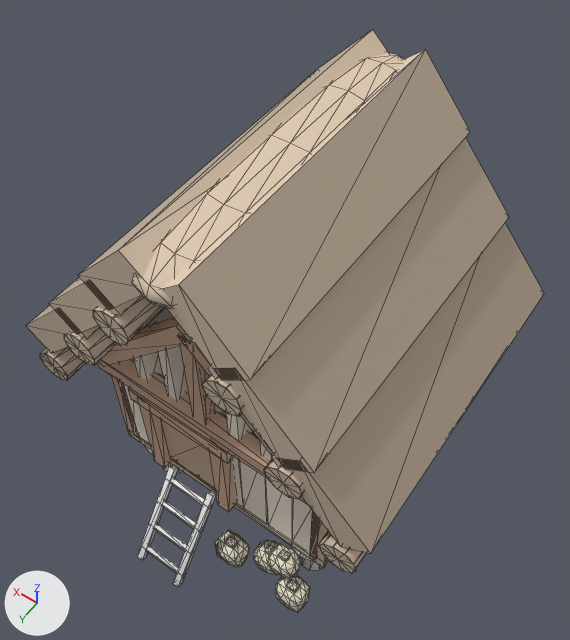
An edit to the glTF model godot/art/models/hw_granary.glb, drawn before and after from the same camera.
Both versions are drawn from a 50 mm lens placed at (-1.87, 2.67, 5.95), pointed at (0.03, 0.0, 1.75). Every picture has the same lights, and +X, +Y and +Z are marked at lower left. The picture after the commit comes second. Mesh edges are drawn as thin lines. Vertices at exactly the same position are counted once.

Objects in the first picture: 'Building'.
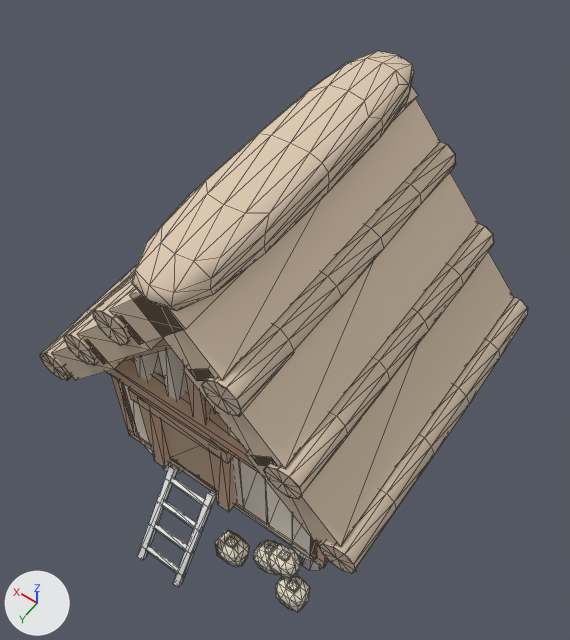
Edits to the bpy script that builds the scene:
```text
Change me_building:
    used by ob_building; location = (0.0, 0.0, 0.0)
    before: 660 (-0.38, -1.1, 2.72), 661 (-0.38, 1.1, 2.72) at pixel (222, 380), 662 (0.0, 1.1, 3.14), 663 (0.0, -1.1, 3.14), 930 (0.38, 1.1, 2.72) at pixel (108, 310)
    before: 931 (0.38, -1.1, 2.72)
    remove me_building.from_pydata(...)  # 1704 vertices, 2796 faces; spans x -1.31..1.31, y -1.15..1.44, z -0.01..3.3
    add me_building.from_pydata(...)  # 1704 vertices, 2796 faces; spans x -1.26..1.26, y -1.15..1.44, z -0.01..3.27
    me_building part 1: the loose piece of 8 vertices spanning x -0.93..-0.29, y -1.1..1.1, z 2.22..2.91 is multiplied about its middle by the matrix ((-0.111, 0.0, 0.994), (0.0, -1.0, 0.0), (0.994, 0.0, 0.111)), then moved by (0.18, 0.0, -0.16)
    me_building part 2: the loose piece of 8 vertices spanning x -1.31..-0.66, y -1.1..1.1, z 1.73..2.41 is multiplied about its middle by the matrix ((-0.111, 0.0, 0.994), (0.0, -1.0, 0.0), (0.994, 0.0, 0.111)), then moved by (0.18, 0.0, -0.16)
    me_building part 3: the loose piece of 8 vertices spanning x 0.29..0.93, y -1.1..1.1, z 2.22..2.91 is multiplied about its middle by the matrix ((-0.111, 0.0, -0.994), (0.0, -1.0, 0.0), (-0.994, 0.0, 0.111)), then moved by (-0.18, 0.0, -0.16)
    me_building part 4: the loose piece of 8 vertices spanning x 0.66..1.31, y -1.1..1.1, z 1.73..2.41 is multiplied about its middle by the matrix ((-0.111, 0.0, -0.994), (0.0, -1.0, 0.0), (-0.994, 0.0, 0.111)), then moved by (-0.18, 0.0, -0.16)
    me_building part 5
    add for i in [661, 662, 930]: me_building.vertices[i].co += Vector((0.0, -2.2, 0.0))
    add for i in [660, 663, 931]: me_building.vertices[i].co += Vector((0.0, 2.2, 0.0))
    me_building.vertices[664].co: (-0.18, -1.1, 3.3) -> (0.18, 1.1, 2.98)  # pixel (425, 49) -> pixel (129, 295)
    me_building.vertices[665].co: (-0.18, 1.1, 3.3) -> (0.18, -1.1, 2.98)  # pixel (178, 284) -> not seen
    me_building.vertices[666].co: (-0.56, 1.1, 2.88) -> (-0.2, -1.1, 2.56)  # pixel (250, 379) -> not seen
    me_building.vertices[667].co: (-0.56, -1.1, 2.88) -> (-0.2, 1.1, 2.56)  # pixel (470, 132) -> pixel (196, 380)
    me_building.vertices[932].co: (0.18, 1.1, 3.3) -> (-0.18, -1.1, 2.98)  # pixel (118, 250) -> pixel (418, 95)
    me_building.vertices[933].co: (0.18, -1.1, 3.3) -> (-0.18, 1.1, 2.98)  # pixel (372, 29) -> pixel (185, 329)
    me_building.vertices[934].co: (0.56, -1.1, 2.88) -> (0.2, 1.1, 2.56)  # pixel (317, 68) -> pixel (139, 344)
    me_building.vertices[935].co: (0.56, 1.1, 2.88) -> (0.2, -1.1, 2.56)  # pixel (77, 275) -> not seen
```

Where the change shows, as pixel boxes (x1, y1, x2, y2) in the pictures (570 x 640 px; the box of a moved part takes in the faces that stretch with it):
'Building', reshaped
    before: (26, 29, 544, 612)
    after: (40, 51, 528, 612)
part 1 of me_building, moved or reshaped
    before: (208, 138, 509, 472)
    after: (183, 172, 479, 469)
part 2 of me_building, moved or reshaped
    before: (271, 223, 544, 554)
    after: (245, 252, 514, 547)
part 3 of me_building, moved or reshaped
    before: (49, 277, 142, 334)
    after: (77, 316, 163, 363)
part 4 of me_building, moved or reshaped
    before: (26, 305, 99, 353)
    after: (51, 339, 125, 380)
part 5 of me_building, moved or reshaped
    before: (78, 29, 470, 380)
    after: (109, 86, 440, 381)
